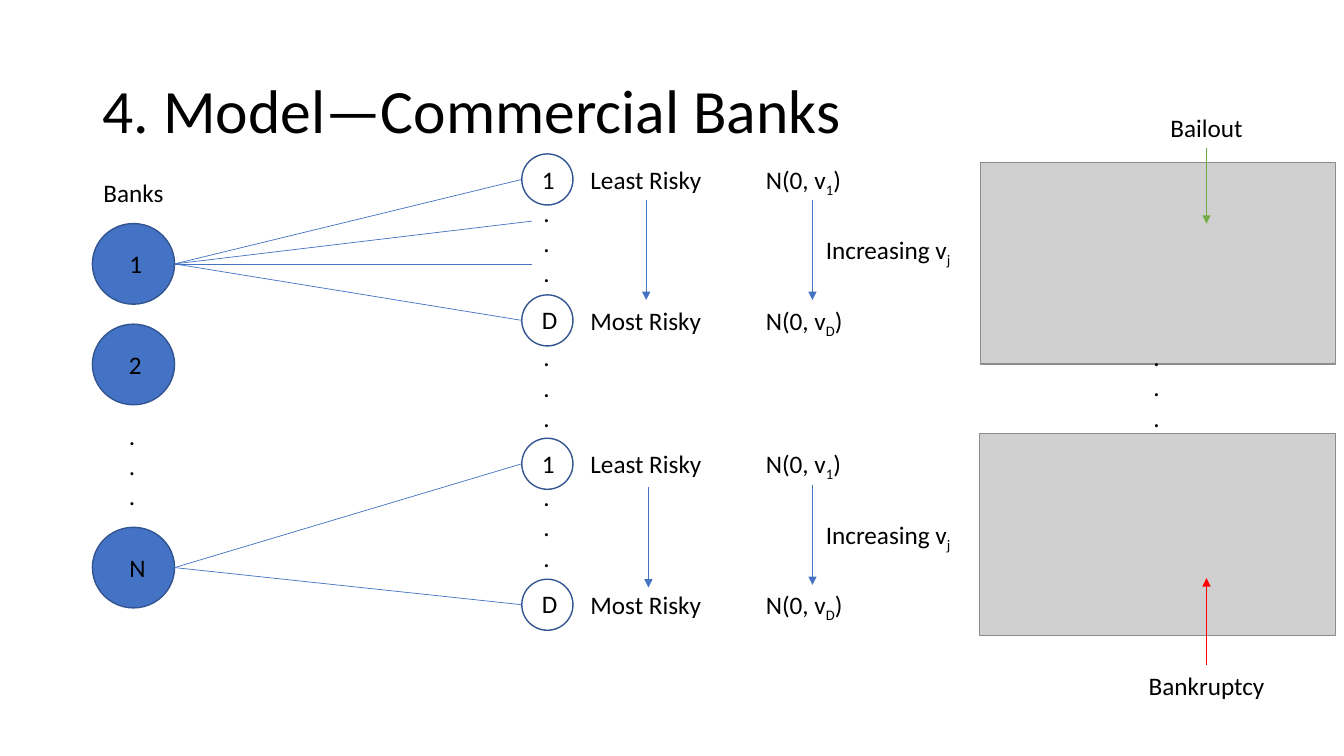
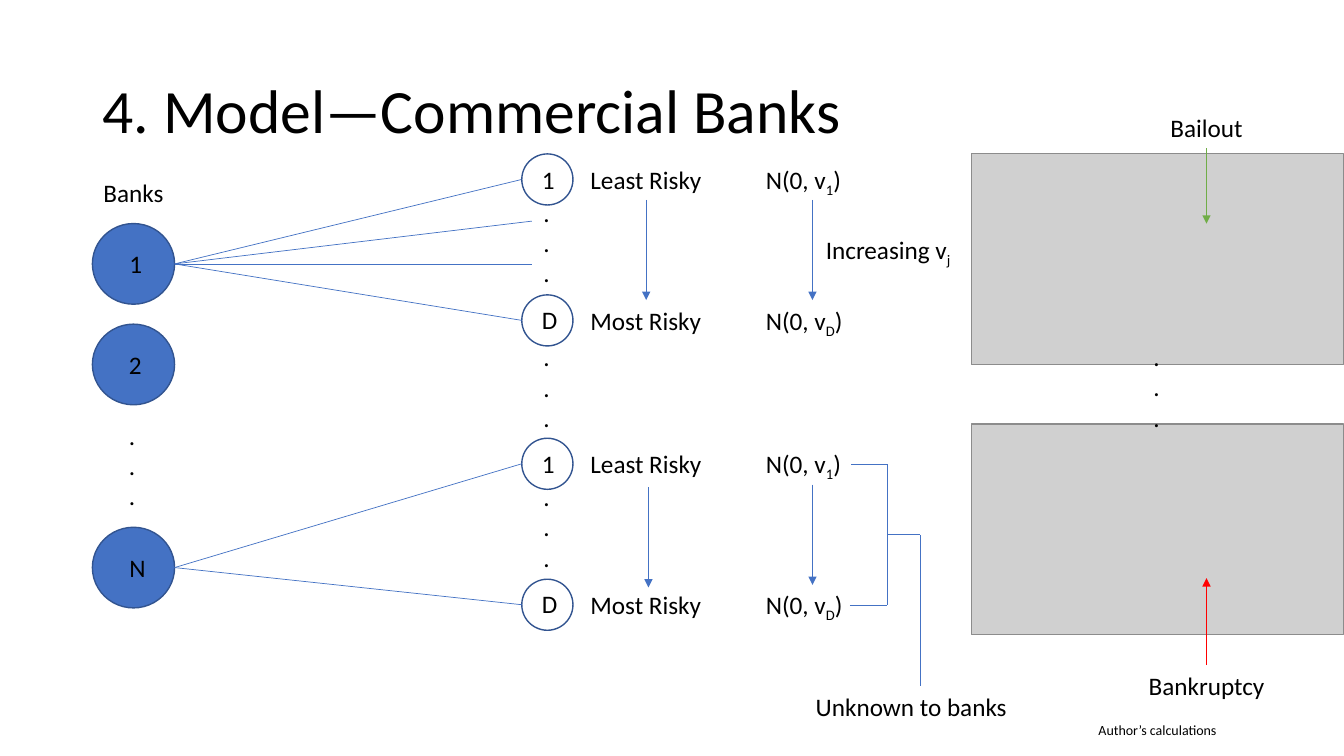
Before and after one commit to anihamde/cba-research, a slide deck: slide 7 of Suresh_CBA_Presentation.pptx. Drawn at 1344x756 pixels with LibreOffice and Linux fonts; fonts in the diff are those of the drawing; grey boxes stand for pictures. Boxes give left, top, right and bottom in pixels: in the first picture for what was removed or moved away, otherwise in the second. Text is boxed around its words. In the diff, an @@ line names an element or a change of style, - is before the commit and + after.

```diff
--- a/Suresh_CBA_Presentation.pptx
+++ b/Suresh_CBA_Presentation.pptx
@@ picture resized from (x1=981, y1=162, x2=1336, y2=364) to (x1=972, y1=154, x2=1344, y2=365) @@
@@ picture resized from (x1=980, y1=434, x2=1336, y2=635) to (x1=972, y1=424, x2=1344, y2=635) @@
@@ text removed at (x1=826, y1=526, x2=930, y2=549) @@
-Increasing vj
@@ group added at (x1=850, y1=465, x2=921, y2=605): 4 lines @@
@@ line added from (921, 535) to (921, 686), #4472C4 0.5 pt @@
@@ text added at (x1=816, y1=698, x2=1007, y2=717), 18 pt, text #000000 @@
+Unknown to banks
@@ text added at (x1=1098, y1=725, x2=1217, y2=735), 10 pt, text #000000 @@
+Author’s calculations
```
Also in this commit, not shown: 16 other slides changed, 1 slide added.
